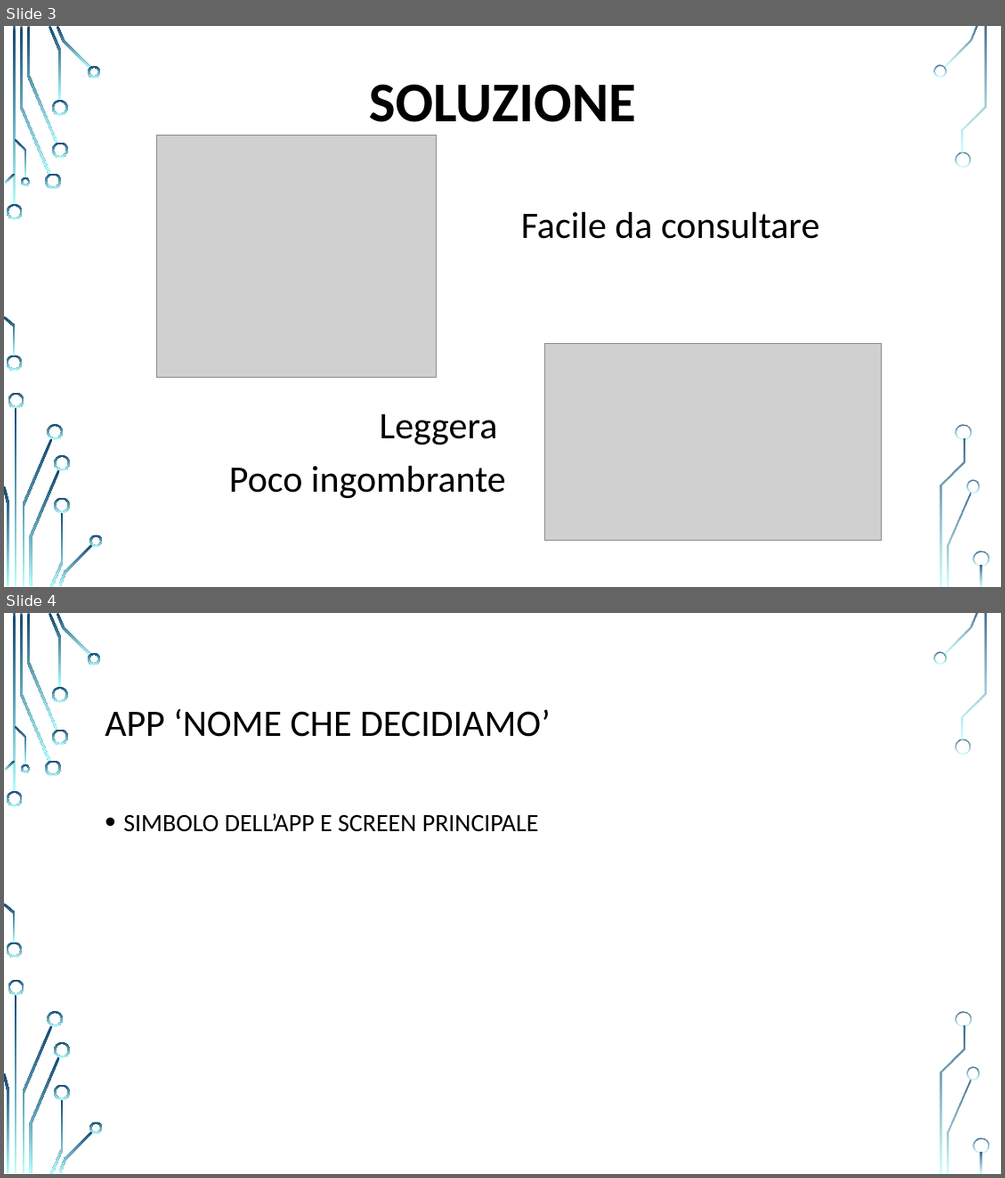
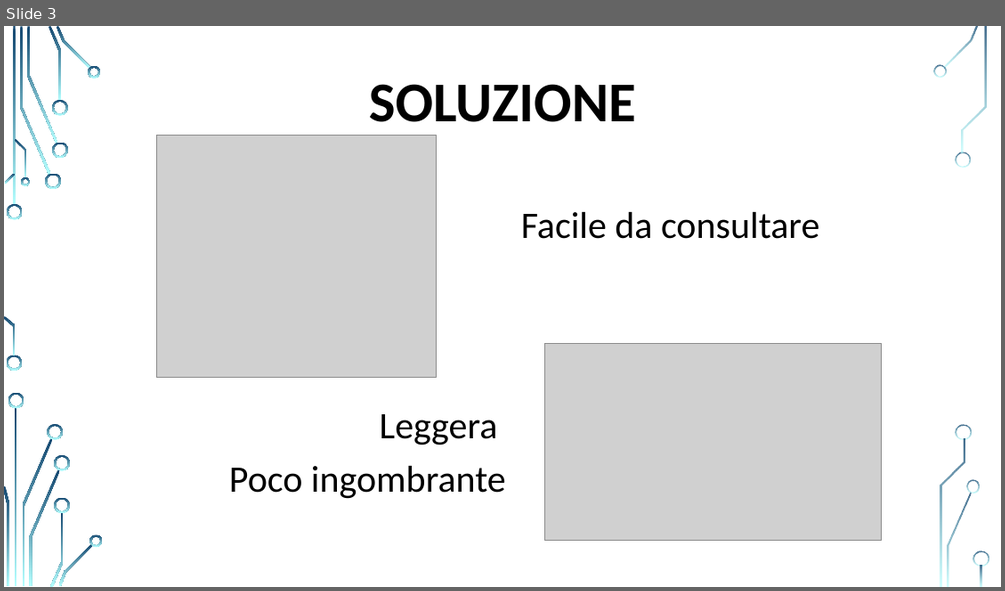
Before and after one commit to StepEla/ingegneria-software, a slide deck: PresentazioneApp.pptx. Shown one above the other, each under a label of ours: slides 3 and 4 before the commit, slide 3 after it. The pictures are 1005x1178 and 1005x591 pixels, drawn with LibreOffice and Linux fonts; fonts in the diff are those of the drawing; grey boxes stand for pictures; background and template pictures are left out. Boxes give left, top, right and bottom in pixels: in the first picture for what was removed or moved away, otherwise in the second. Text is boxed around its words. In the diff, an @@ line names an element or a change of style, - is before the commit and + after.

Commit message:
Modifica presentazione
Quasi terminate le slide di presentazione.
Mancano solamente le aggiunte degli screen dell'app e eventuali modifiche testuali.

```diff
--- a/PresentazioneApp.pptx
+++ b/PresentazioneApp.pptx
@@ slide 4 removed at [4, 613, 1001, 1174], background picture (left out); not listed: 36 template elements that a slide beside it also shows @@
@@ title removed at [105, 709, 550, 737] @@
-APP ‘NOME CHE DECIDIAMO’
@@ text removed at [123, 813, 539, 832] @@
-• SIMBOLO DELL’APP E SCREEN PRINCIPALE
```
Also in this commit, not shown: 3 slides added, 2 other slides removed.
